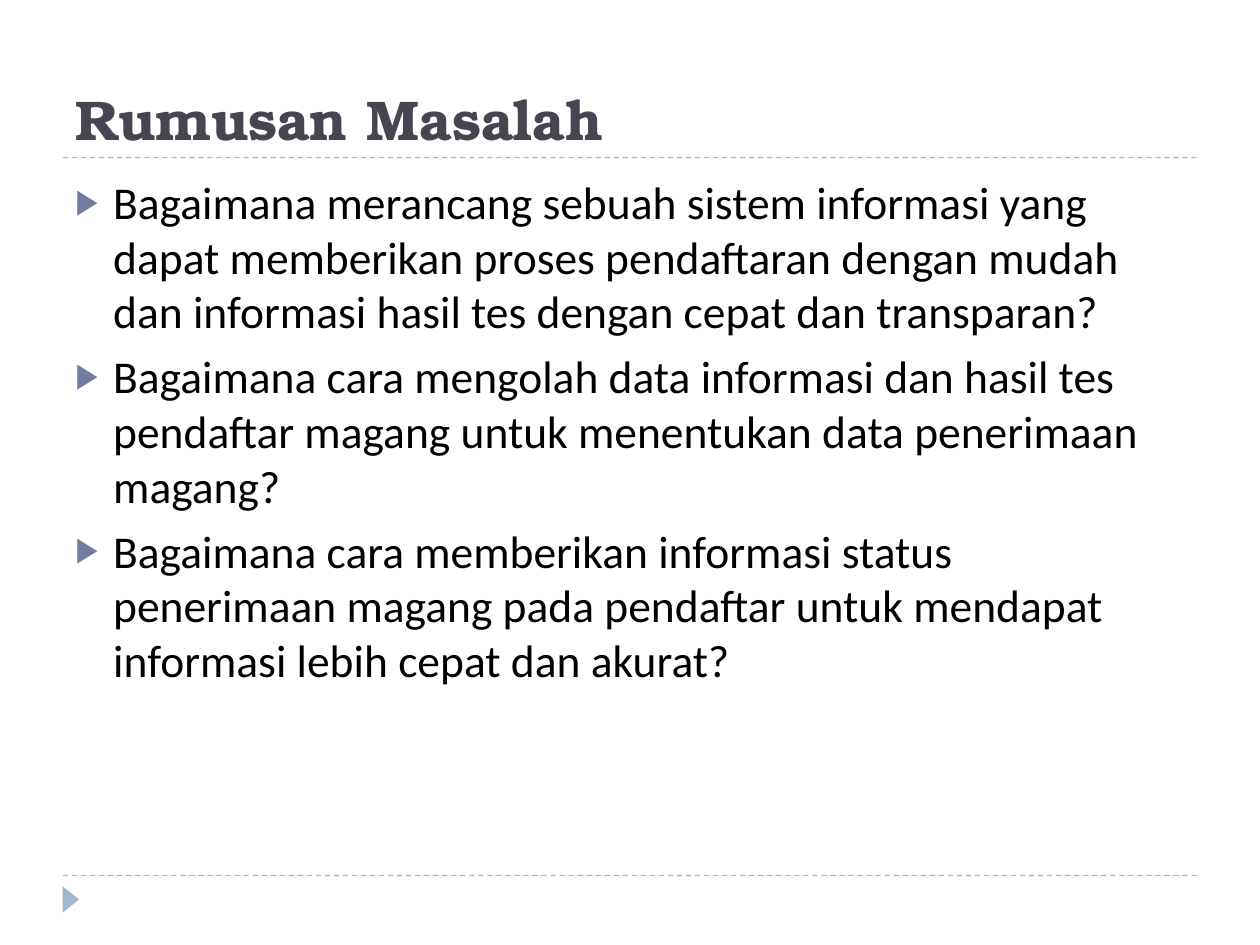
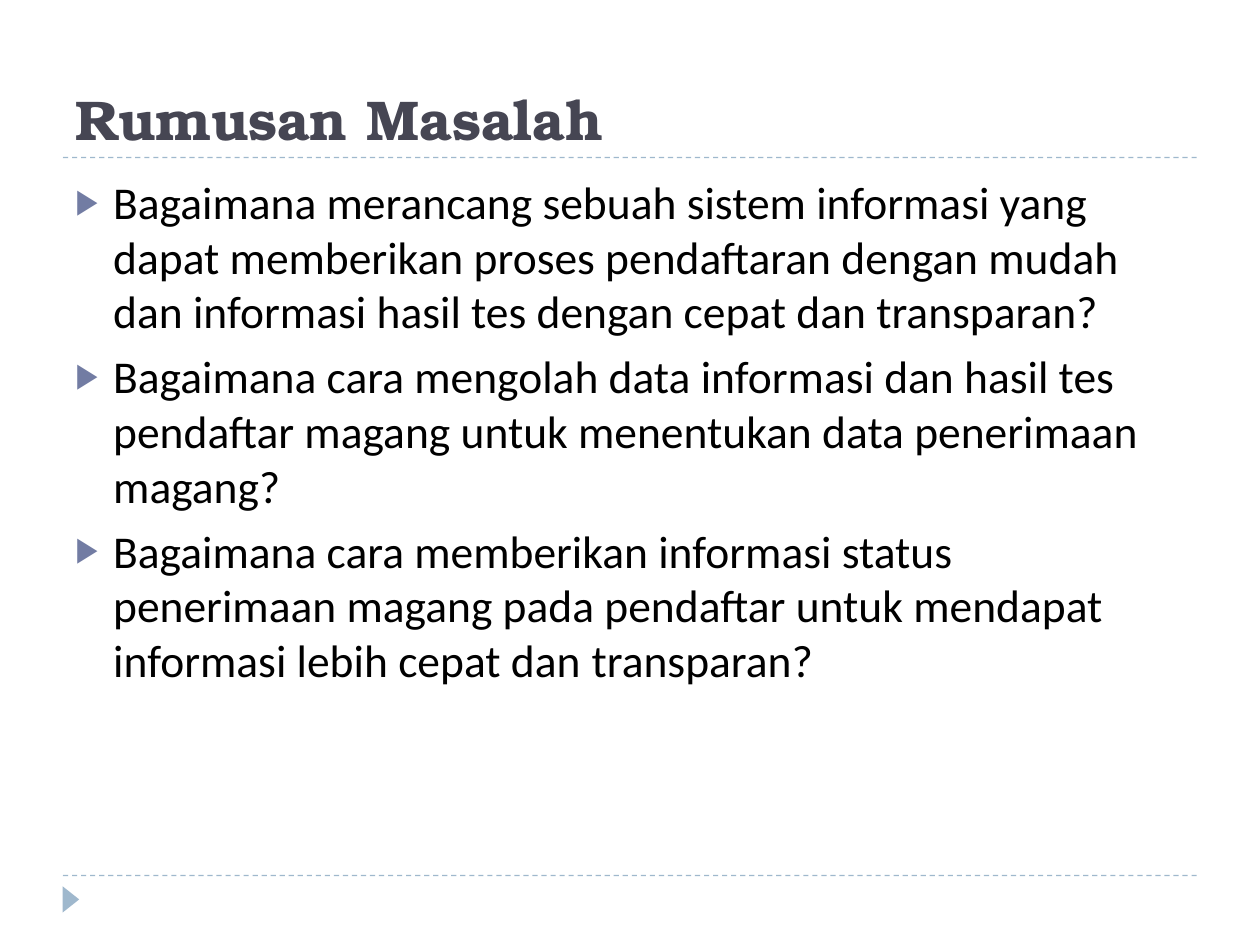
Before and after one commit to nabilarifdaaa/TugasAkhir, a slide deck: slide 5 of Presentasi Tugas Akhir.pptx. Drawn at 1260x945 pixels with LibreOffice and Linux fonts; fonts in the diff are those of the drawing. Boxes give left, top, right and bottom in pixels: in the first picture for what was removed or moved away, otherwise in the second. Text is boxed around its words. In the diff, an @@ line names an element or a change of style, - is before the commit and + after.

```diff
--- a/Presentasi Tugas Akhir.pptx
+++ b/Presentasi Tugas Akhir.pptx
@@ text at (x1=113, y1=536, x2=1102, y2=685): text changed @@
-▶ Bagaimana cara memberikan informasi status penerimaan magang pada pendaftar untuk mendapat informasi lebih cepat dan akurat?
+▶ Bagaimana cara memberikan informasi status penerimaan magang pada pendaftar untuk mendapat informasi lebih cepat dan transparan?
```
Also in this commit, not shown: 2 other slides changed, 1 other file.
